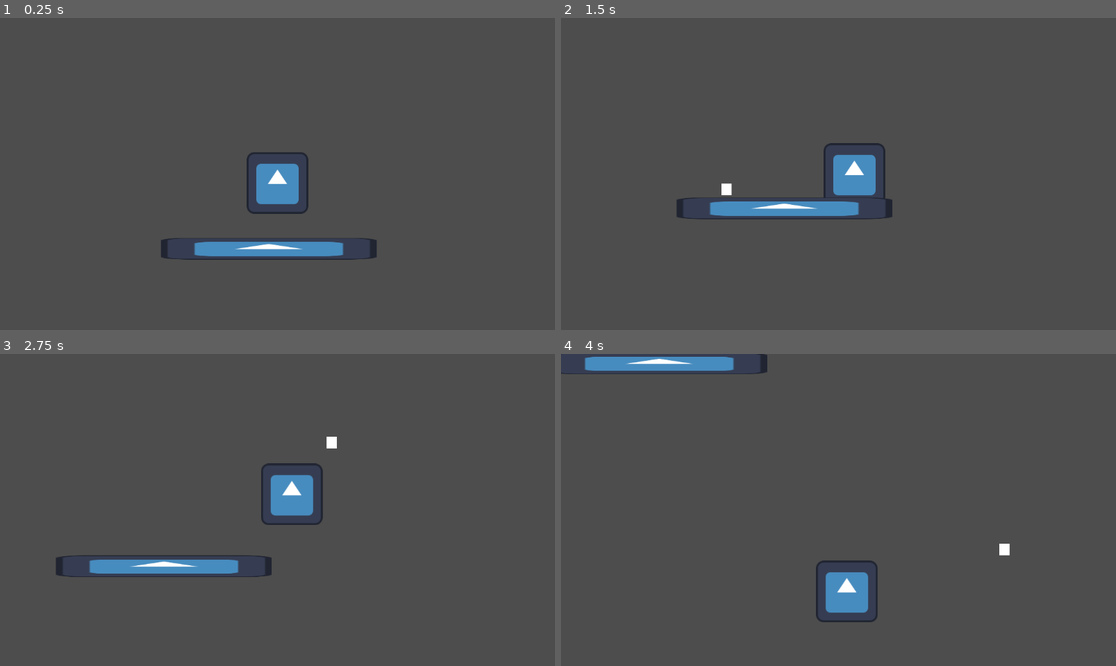
Above: before the commit, frames 1-4 (two rows, left to right).
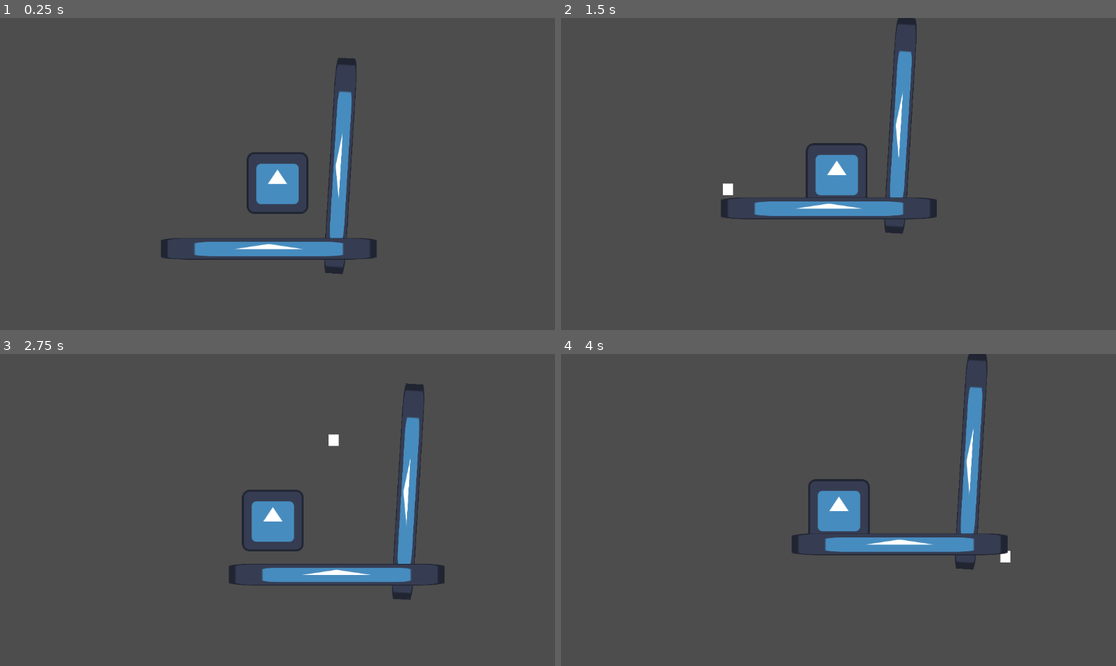
Above: after the commit, the same moments.

Repository: arrowira/RedDotJam
Game: Godot game, scene res://main.tscn
Same seed, same stepped clock (60 frames per second), same inputs: the game is played once before the commit and once after it. The engine's default icon, where the game draws it, is replaced by a stand-in: a white triangle on a blue panel in a dark square.
Inputs (mouse positions are in pixels of both pictures, inside the frame that each line leads up to):
- Up to frame 1 (0.25 s): no input
- Up to frame 2 (1.5 s): move the mouse to (960, 158) at 0.52 s; move the mouse to (727, 189) at 1.27 s
- Up to frame 3 (2.75 s): move the mouse to (333, 441) at 2.02 s
- Up to frame 4 (4 s): move the mouse to (810, 572) at 2.77 s; move the mouse to (1005, 556) at 3.52 s

The runs differ from the first frame. In frame 1, 1.6% of the frame differs, in the area x 58-65%, y 12-83%; in frame 2, 4.1%; in frame 3, 6.9%; in frame 4, 7.2%, in the area x 0-81%, y 0-86%.

Commit message:
pointer visibility
LFIJGURHGIUHROGUHODRIGH

Diff:
--- a/reddotproject/cat.tscn
+++ b/reddotproject/cat.tscn
@@ -19,3 +19,7 @@
 
 [node name="Sprite2D" type="Sprite2D" parent="."]
 texture = ExtResource("2_c74sr")
+
+[node name="vision" type="RayCast2D" parent="."]
+position = Vector2(1, 1)
+target_position = Vector2(0, 99)
--- a/reddotproject/catBody.gd
+++ b/reddotproject/catBody.gd
@@ -5,27 +5,35 @@
 const jumpVelocity = -400.0
 @export var speed = 3
 var dir = 0
-
+var seesPointer = false
+var redDotVisible = true
 func _physics_process(delta: float) -> void:
+	$vision.target_position = to_local(get_global_mouse_position())
+	if $vision.is_colliding():
+		redDotVisible = false
+		print($vision.get_collider())
+	else:
+		print("visible")
+		redDotVisible = true
 	# Add the gravity.
 	if not is_on_floor():
 		velocity += get_gravity() * delta
-
-	#direction cat moves in
-	dir = get_global_mouse_position().x-position.x
-	if dir <0:
-		dir = -1
-	else:
-		dir = 1
+	if redDotVisible:
+		#direction cat moves in
+		dir = get_global_mouse_position().x-position.x
+		if dir <0:
+			dir = -1
+		else:
+			dir = 1
 
 
-	#cat movement
-	velocity.x+=dir*delta*speed
-	#jump checks
-	if abs(get_global_mouse_position().y-position.y)>60 and get_global_mouse_position().y<position.y and is_on_floor():
-		#if in jump range
-		if abs(get_global_mouse_position().x-position.x)<100:
-			velocity.y = jumpVelocity
+		#cat movement
+		velocity.x+=dir*delta*speed
+		#jump checks
+		if abs(get_global_mouse_position().y-position.y)>60 and get_global_mouse_position().y<position.y and is_on_floor():
+			#if in jump range
+			if abs(get_global_mouse_position().x-position.x)<150:
+				velocity.y = jumpVelocity
 
 
 
--- a/reddotproject/main.tscn
+++ b/reddotproject/main.tscn
@@ -10,19 +10,31 @@
 [node name="Node2D" type="Node2D"]
 
 [node name="redDot" parent="." instance=ExtResource("1_5fw3v")]
-position = Vector2(-63, 13)
 
 [node name="Cat" parent="." instance=ExtResource("2_6v5ln")]
 position = Vector2(14, 31)
 
-[node name="StaticBody2D" type="StaticBody2D" parent="."]
-position = Vector2(-19, 14)
+[node name="wall1" type="StaticBody2D" parent="."]
+position = Vector2(-38, 28)
+rotation = -1.51053
 
-[node name="CollisionShape2D" type="CollisionShape2D" parent="StaticBody2D"]
+[node name="CollisionShape2D" type="CollisionShape2D" parent="wall1"]
 position = Vector2(13, 180)
 shape = SubResource("RectangleShape2D_uadrq")
 
-[node name="Sprite2D2" type="Sprite2D" parent="StaticBody2D"]
+[node name="Sprite2D2" type="Sprite2D" parent="wall1"]
 position = Vector2(15, 182)
 scale = Vector2(3.5, 0.351563)
 texture = ExtResource("1_4yrl0")
+
+[node name="wall2" type="StaticBody2D" parent="."]
+position = Vector2(-19, 14)
+
+[node name="CollisionShape2D" type="CollisionShape2D" parent="wall2"]
+position = Vector2(13, 180)
+shape = SubResource("RectangleShape2D_uadrq")
+
+[node name="Sprite2D2" type="Sprite2D" parent="wall2"]
+position = Vector2(15, 182)
+scale = Vector2(3.5, 0.351563)
+texture = ExtResource("1_4yrl0")
